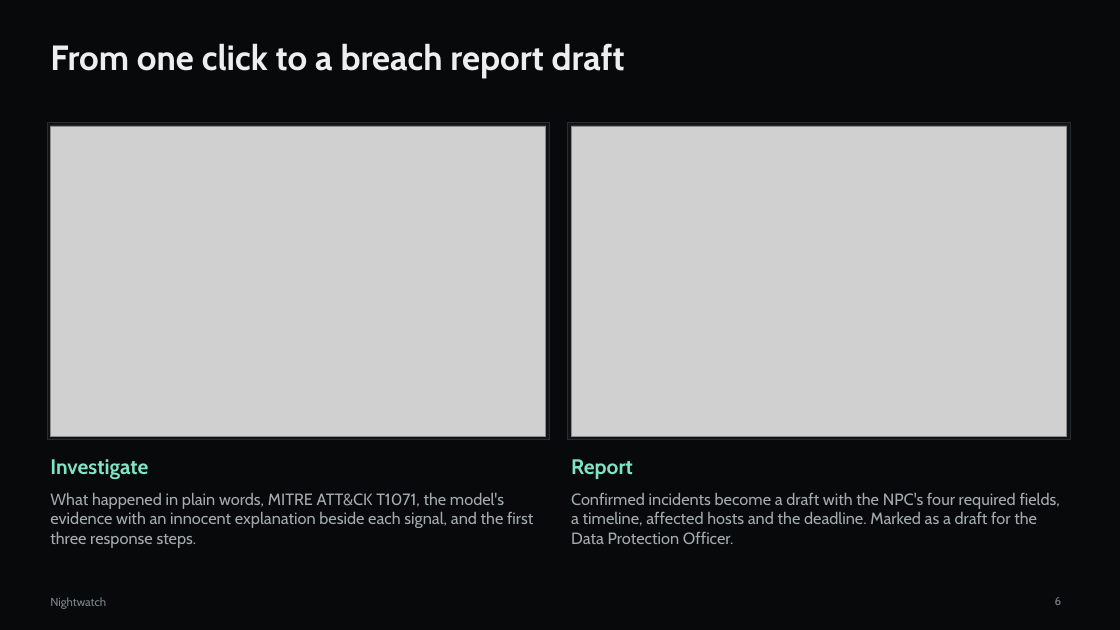
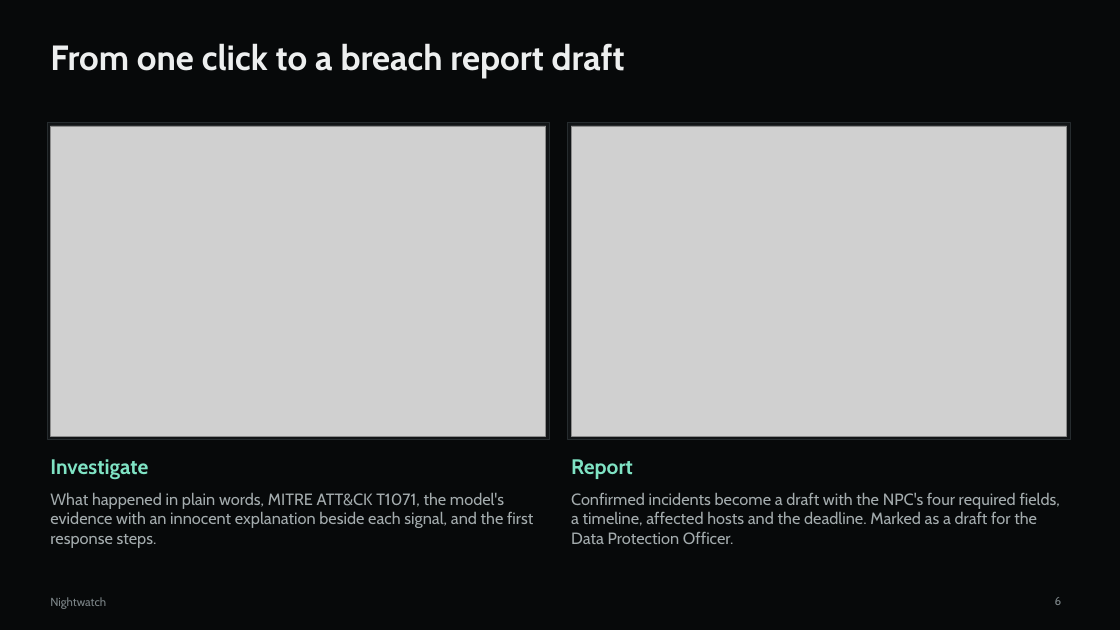
Before and after one commit to yuan05-afk/nightwatch, a slide deck: slide 6 of deck/NIGHTWATCH-DataNova2026.pptx. Drawn at 1120x630 pixels with LibreOffice and Linux fonts; fonts in the diff are those of the drawing; grey boxes stand for pictures. Boxes give left, top, right and bottom in pixels: in the first picture for what was removed or moved away, otherwise in the second. Text is boxed around its words. In the diff, an @@ line names an element or a change of style, - is before the commit and + after.

```diff
--- a/deck/NIGHTWATCH-DataNova2026.pptx
+++ b/deck/NIGHTWATCH-DataNova2026.pptx
@@ text at (x1=50, y1=493, x2=533, y2=548): text changed @@
-What happened in plain words, MITRE ATT&CK T1071, the model's evidence with an innocent explanation beside each signal, and the first three response steps.
+What happened in plain words, MITRE ATT&CK T1071, the model's evidence with an innocent explanation beside each signal, and the first response steps.
```
Also in this commit, not shown: 1 other slide changed, 5 other files.
